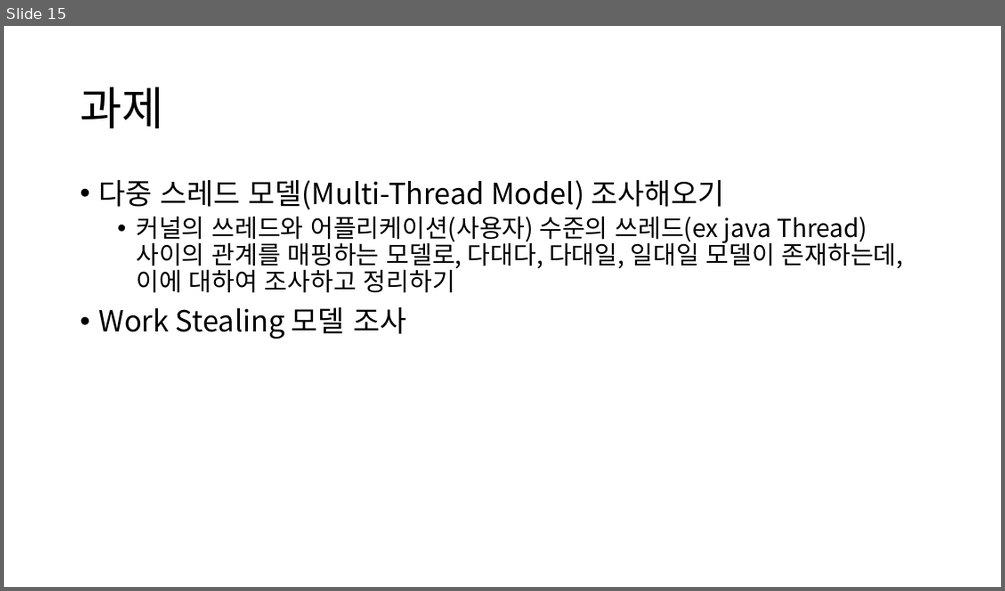
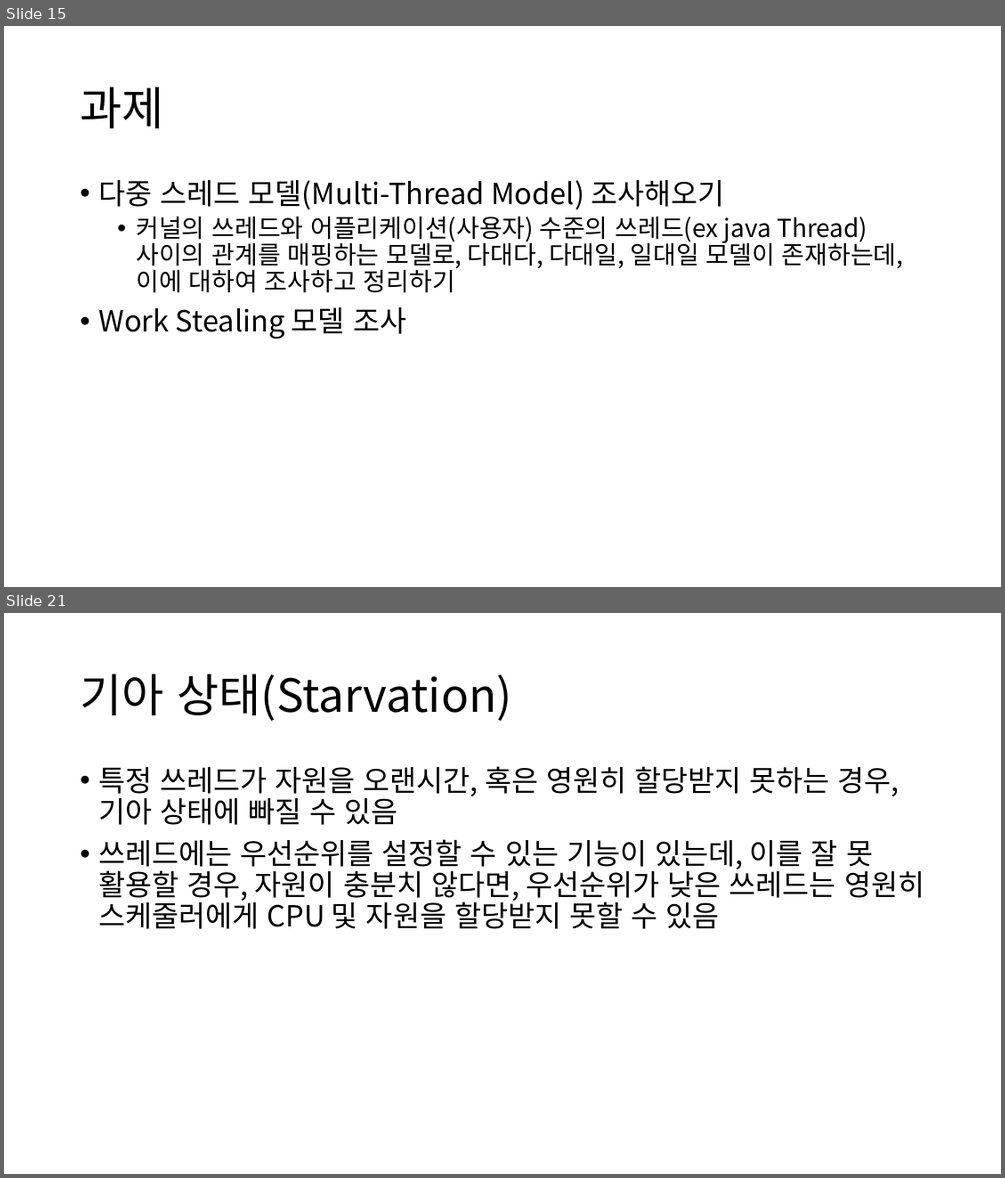
Before and after one commit to Baskervir/simcoding_jm, a slide deck: hy/수업자료/6주차 멀티쓰레딩/Multi Threading.pptx. Shown one above the other, each under a label of ours: slide 15 before the commit, slides 15 and 21 after it; the slides between them are not shown. The pictures are 1005x591 and 1005x1178 pixels, drawn with LibreOffice and Linux fonts; fonts in the diff are those of the drawing. Boxes give left, top, right and bottom in pixels: in the first picture for what was removed or moved away, otherwise in the second. Text is boxed around its words. In the diff, an @@ line names an element or a change of style, - is before the commit and + after.

```diff
--- a/hy/수업자료/6주차 멀티쓰레딩/Multi Threading.pptx
+++ b/hy/수업자료/6주차 멀티쓰레딩/Multi Threading.pptx
@@ slide 21 added at bbox=[4, 613, 1001, 1174], background #FFFFFF @@
@@ title added at bbox=[80, 674, 512, 721], 44 pt, text #000000 @@
+기아 상태(Starvation)
@@ text added at bbox=[98, 766, 924, 929], 28 pt, text #000000 @@
+• 특정 쓰레드가 자원을 오랜시간, 혹은 영원히 할당받지 못하는 경우, 기아 상태에 빠질 수 있음
+• 쓰레드에는 우선순위를 설정할 수 있는 기능이 있는데, 이를 잘 못 활용할 경우, 자원이 충분치 않다면, 우선순위가 낮은 쓰레드는 영원히 스케줄러에게 CPU 및 자원을 할당받지 못할 수 있음
```
Also in this commit, not shown: 5 other slides added, 1 slide removed, 3 other files.
